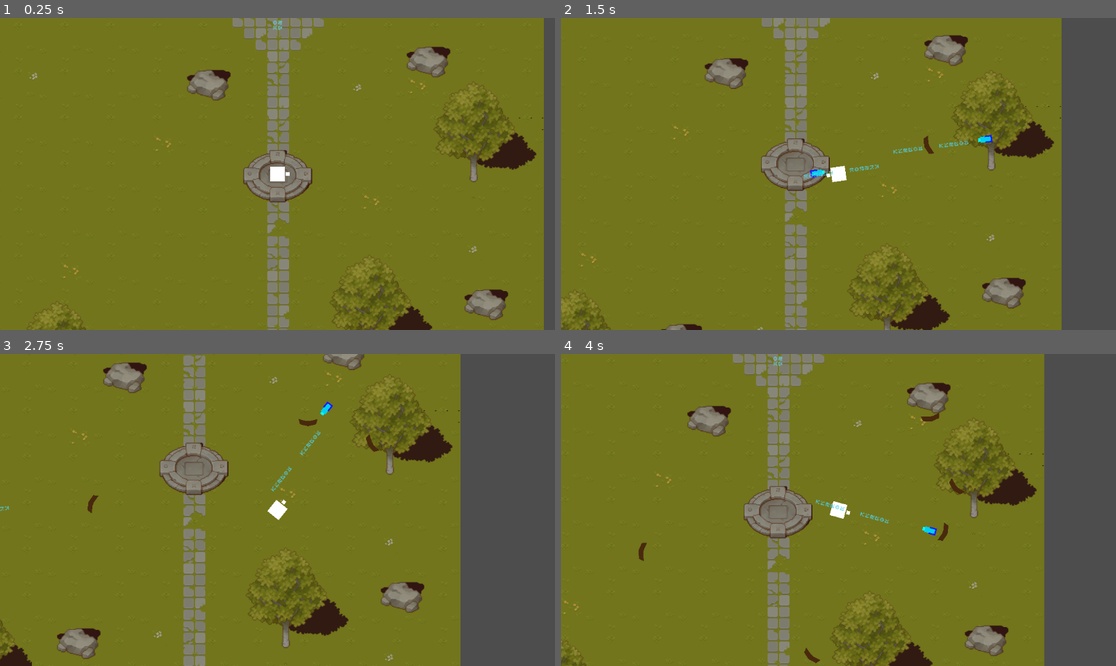
Above: before the commit, frames 1-4 (two rows, left to right).
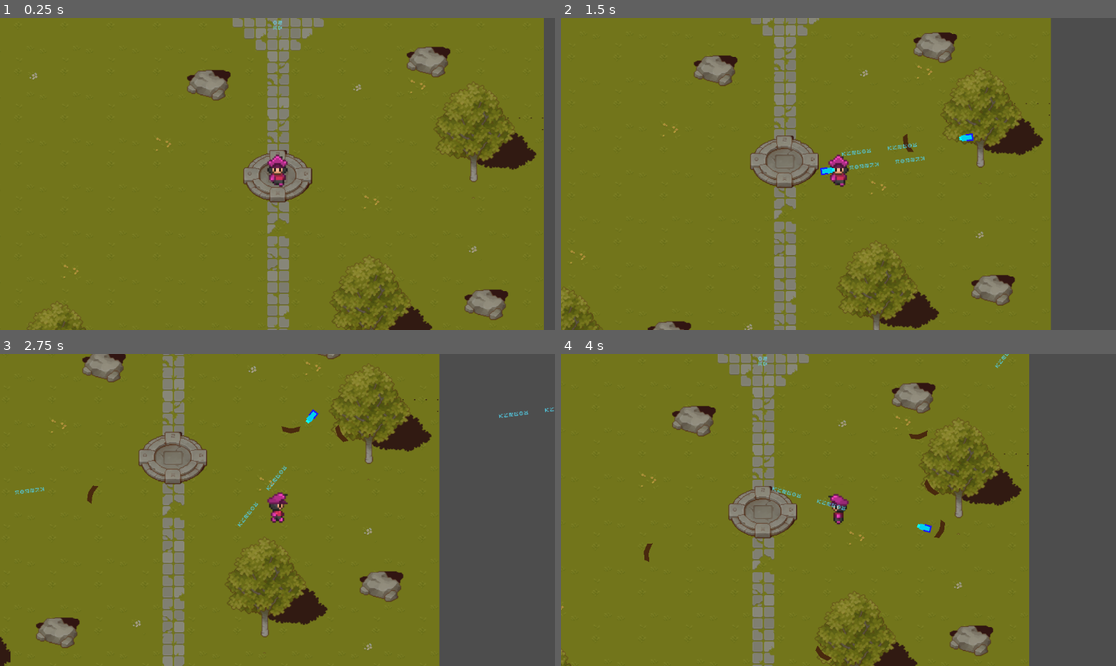
Above: after the commit, the same moments.

Repository: airo4858/shooter
Game: Godot game, scene res://main.tscn
The game is run twice, just before and just after one commit, with the same random seed, the same clock (stepped at 60 frames per second) and the same inputs.
Inputs (mouse positions are in pixels of both pictures, inside the frame that each line leads up to):
- Up to frame 1 (0.25 s): no input
- Up to frame 2 (1.5 s): move the mouse to (960, 158) at 0.52 s; hold D (move_right) 0.53-1.28 s; hold E (boomerang) 0.53-1.28 s; click (960, 158) at 0.67 s; tap Q (spell) at 0.8, 1.35 s; move the mouse to (727, 189) at 1.27 s; hold S (move_down) from 1.28 s (still down); click (727, 189) at 1.42 s
- Up to frame 3 (2.75 s): tap E (boomerang) at 1.55 s; move the mouse to (333, 441) at 2.02 s; release S (move_down) at 2.03 s; hold D (move_right) from 2.03 s (still down); hold E (boomerang) from 2.03 s (still down); click (333, 441) at 2.17 s; tap Q (spell) at 2.3 s
- Up to frame 4 (4 s): move the mouse to (810, 572) at 2.77 s; release D (move_right) at 2.78 s; release E (boomerang) at 2.78 s; hold W (move_up) 2.78-3.53 s; tap Q (spell) at 2.85, 3.8 s; click (810, 572) at 2.92 s; tap E (boomerang) at 3.05 s; move the mouse to (1005, 556) at 3.52 s; hold A (move_left) from 3.53 s (still down); hold E (boomerang) from 3.53 s (still down); click (1005, 556) at 3.67 s

The runs differ from the first frame. In frame 1, 0.3% of the frame differs, in the area x 48-53%, y 43-55%; in frame 2, 13%; in frame 3, 19%, in the area x 0-100%, y 0-100%; in frame 4, 14%.

Commit message:
Added player animation

Diff:
--- a/Actors/Player/Player.tscn
+++ b/Actors/Player/Player.tscn
@@ -1,10 +1,10 @@
-[gd_scene load_steps=17 format=3 uid="uid://dc4sqmgoin8xd"]
+[gd_scene load_steps=22 format=3 uid="uid://dc4sqmgoin8xd"]
 
 [ext_resource type="Script" path="res://Actors/Player/player.gd" id="1_omo2e"]
 [ext_resource type="PackedScene" uid="uid://ddgc5qconj0th" path="res://Actors/projectile/projectiles.tscn" id="2_b8cyg"]
 [ext_resource type="PackedScene" uid="uid://t74t156clp8y" path="res://boomerang.tscn" id="3_b1uqr"]
 [ext_resource type="PackedScene" uid="uid://bhvsw0dig7h5f" path="res://spell.tscn" id="4_dg35c"]
-[ext_resource type="Texture2D" uid="uid://7iuowqhm4opp" path="res://SpriteSheet.png" id="5_k7opp"]
+[ext_resource type="Texture2D" uid="uid://bqolj0s8ntt0d" path="res://Char_001.png" id="5_qoubf"]
 
 [sub_resource type="CanvasTexture" id="CanvasTexture_uv0qq"]
 
@@ -17,50 +17,39 @@
 [sub_resource type="RectangleShape2D" id="RectangleShape2D_65s15"]
 
 [sub_resource type="Animation" id="Animation_ohwes"]
-length = 0.001
-tracks/0/type = "value"
-tracks/0/imported = false
-tracks/0/enabled = true
-tracks/0/path = NodePath("CharacterSprite:hframes")
-tracks/0/interp = 1
-tracks/0/loop_wrap = true
-tracks/0/keys = {
-"times": PackedFloat32Array(0),
-"transitions": PackedFloat32Array(1),
-"update": 1,
-"values": [4]
-}
-tracks/1/type = "value"
-tracks/1/imported = false
-tracks/1/enabled = true
-tracks/1/path = NodePath("CharacterSprite:vframes")
-tracks/1/interp = 1
-tracks/1/loop_wrap = true
-tracks/1/keys = {
-"times": PackedFloat32Array(0),
-"transitions": PackedFloat32Array(1),
-"update": 1,
-"values": [7]
-}
-tracks/2/type = "value"
-tracks/2/imported = false
-tracks/2/enabled = true
-tracks/2/path = NodePath("CharacterSprite:texture")
-tracks/2/interp = 1
-tracks/2/loop_wrap = true
-tracks/2/keys = {
-"times": PackedFloat32Array(0),
-"transitions": PackedFloat32Array(1),
-"update": 1,
-"values": [ExtResource("5_k7opp")]
-}
-tracks/3/type = "value"
-tracks/3/imported = false
-tracks/3/enabled = true
-tracks/3/path = NodePath("CharacterSprite:frame")
-tracks/3/interp = 1
-tracks/3/loop_wrap = true
-tracks/3/keys = {
+length = 0.0666683
+step = 0.0166667
+tracks/0/type = "value"
+tracks/0/imported = false
+tracks/0/enabled = true
+tracks/0/path = NodePath("CharacterSprite:hframes")
+tracks/0/interp = 1
+tracks/0/loop_wrap = true
+tracks/0/keys = {
+"times": PackedFloat32Array(0),
+"transitions": PackedFloat32Array(1),
+"update": 1,
+"values": [4]
+}
+tracks/1/type = "value"
+tracks/1/imported = false
+tracks/1/enabled = true
+tracks/1/path = NodePath("CharacterSprite:vframes")
+tracks/1/interp = 1
+tracks/1/loop_wrap = true
+tracks/1/keys = {
+"times": PackedFloat32Array(0),
+"transitions": PackedFloat32Array(1),
+"update": 1,
+"values": [4]
+}
+tracks/2/type = "value"
+tracks/2/imported = false
+tracks/2/enabled = true
+tracks/2/path = NodePath("CharacterSprite:frame")
+tracks/2/interp = 1
+tracks/2/loop_wrap = true
+tracks/2/keys = {
 "times": PackedFloat32Array(0),
 "transitions": PackedFloat32Array(1),
 "update": 1,
@@ -72,221 +61,239 @@
 length = 0.333342
 loop_mode = 1
 step = 0.0833333
-tracks/0/type = "value"
-tracks/0/imported = false
-tracks/0/enabled = true
-tracks/0/path = NodePath("CharacterSprite:hframes")
-tracks/0/interp = 1
-tracks/0/loop_wrap = true
-tracks/0/keys = {
-"times": PackedFloat32Array(0),
-"transitions": PackedFloat32Array(1),
-"update": 1,
-"values": [4]
-}
-tracks/1/type = "value"
-tracks/1/imported = false
-tracks/1/enabled = true
-tracks/1/path = NodePath("CharacterSprite:vframes")
-tracks/1/interp = 1
-tracks/1/loop_wrap = true
-tracks/1/keys = {
-"times": PackedFloat32Array(0),
-"transitions": PackedFloat32Array(1),
-"update": 1,
-"values": [7]
-}
-tracks/2/type = "value"
-tracks/2/imported = false
-tracks/2/enabled = true
-tracks/2/path = NodePath("CharacterSprite:texture")
-tracks/2/interp = 1
-tracks/2/loop_wrap = true
-tracks/2/keys = {
-"times": PackedFloat32Array(0),
-"transitions": PackedFloat32Array(1),
-"update": 1,
-"values": [ExtResource("5_k7opp")]
-}
-tracks/3/type = "value"
-tracks/3/imported = false
-tracks/3/enabled = true
-tracks/3/path = NodePath("CharacterSprite:frame")
-tracks/3/interp = 1
-tracks/3/loop_wrap = true
-tracks/3/keys = {
-"times": PackedFloat32Array(0, 0.0833333, 0.166667, 0.25),
-"transitions": PackedFloat32Array(1, 1, 1, 1),
-"update": 1,
-"values": [0, 4, 8, 12]
-}
 
 [sub_resource type="Animation" id="Animation_rn1at"]
 resource_name = "walk_left"
 length = 0.333342
 loop_mode = 1
 step = 0.0833333
-tracks/0/type = "value"
-tracks/0/imported = false
-tracks/0/enabled = true
-tracks/0/path = NodePath("CharacterSprite:texture")
-tracks/0/interp = 1
-tracks/0/loop_wrap = true
-tracks/0/keys = {
-"times": PackedFloat32Array(0),
-"transitions": PackedFloat32Array(1),
-"update": 1,
-"values": [ExtResource("5_k7opp")]
-}
-tracks/1/type = "value"
-tracks/1/imported = false
-tracks/1/enabled = true
-tracks/1/path = NodePath("CharacterSprite:hframes")
-tracks/1/interp = 1
-tracks/1/loop_wrap = true
-tracks/1/keys = {
-"times": PackedFloat32Array(0),
-"transitions": PackedFloat32Array(1),
-"update": 1,
-"values": [4]
-}
-tracks/2/type = "value"
-tracks/2/imported = false
-tracks/2/enabled = true
-tracks/2/path = NodePath("CharacterSprite:vframes")
-tracks/2/interp = 1
-tracks/2/loop_wrap = true
-tracks/2/keys = {
-"times": PackedFloat32Array(0),
-"transitions": PackedFloat32Array(1),
-"update": 1,
-"values": [7]
-}
-tracks/3/type = "value"
-tracks/3/imported = false
-tracks/3/enabled = true
-tracks/3/path = NodePath("CharacterSprite:frame")
-tracks/3/interp = 1
-tracks/3/loop_wrap = true
-tracks/3/keys = {
-"times": PackedFloat32Array(0, 0.0833333, 0.166667, 0.25),
-"transitions": PackedFloat32Array(1, 1, 1, 1),
-"update": 1,
-"values": [2, 6, 10, 14]
-}
 
 [sub_resource type="Animation" id="Animation_77ank"]
 resource_name = "walk_right"
 length = 0.333342
 loop_mode = 1
 step = 0.0833333
-tracks/0/type = "value"
-tracks/0/imported = false
-tracks/0/enabled = true
-tracks/0/path = NodePath("CharacterSprite:texture")
-tracks/0/interp = 1
-tracks/0/loop_wrap = true
-tracks/0/keys = {
-"times": PackedFloat32Array(0),
-"transitions": PackedFloat32Array(1),
-"update": 1,
-"values": [ExtResource("5_k7opp")]
-}
-tracks/1/type = "value"
-tracks/1/imported = false
-tracks/1/enabled = true
-tracks/1/path = NodePath("CharacterSprite:hframes")
-tracks/1/interp = 1
-tracks/1/loop_wrap = true
-tracks/1/keys = {
-"times": PackedFloat32Array(0),
-"transitions": PackedFloat32Array(1),
-"update": 1,
-"values": [4]
-}
-tracks/2/type = "value"
-tracks/2/imported = false
-tracks/2/enabled = true
-tracks/2/path = NodePath("CharacterSprite:vframes")
-tracks/2/interp = 1
-tracks/2/loop_wrap = true
-tracks/2/keys = {
-"times": PackedFloat32Array(0),
-"transitions": PackedFloat32Array(1),
-"update": 1,
-"values": [7]
-}
-tracks/3/type = "value"
-tracks/3/imported = false
-tracks/3/enabled = true
-tracks/3/path = NodePath("CharacterSprite:frame")
-tracks/3/interp = 1
-tracks/3/loop_wrap = true
-tracks/3/keys = {
-"times": PackedFloat32Array(0, 0.0833333, 0.166667, 0.25),
-"transitions": PackedFloat32Array(1, 1, 1, 1),
-"update": 1,
-"values": [3, 7, 11, 15]
-}
 
 [sub_resource type="Animation" id="Animation_4dcen"]
 resource_name = "walk_up"
 length = 0.333342
 loop_mode = 1
 step = 0.0833333
-tracks/0/type = "value"
-tracks/0/imported = false
-tracks/0/enabled = true
-tracks/0/path = NodePath("CharacterSprite:texture")
-tracks/0/interp = 1
-tracks/0/loop_wrap = true
-tracks/0/keys = {
-"times": PackedFloat32Array(0),
-"transitions": PackedFloat32Array(1),
-"update": 1,
-"values": [ExtResource("5_k7opp")]
-}
-tracks/1/type = "value"
-tracks/1/imported = false
-tracks/1/enabled = true
-tracks/1/path = NodePath("CharacterSprite:hframes")
-tracks/1/interp = 1
-tracks/1/loop_wrap = true
-tracks/1/keys = {
-"times": PackedFloat32Array(0),
-"transitions": PackedFloat32Array(1),
-"update": 1,
-"values": [4]
-}
-tracks/2/type = "value"
-tracks/2/imported = false
-tracks/2/enabled = true
-tracks/2/path = NodePath("CharacterSprite:vframes")
-tracks/2/interp = 1
-tracks/2/loop_wrap = true
-tracks/2/keys = {
-"times": PackedFloat32Array(0),
-"transitions": PackedFloat32Array(1),
-"update": 1,
-"values": [7]
-}
-tracks/3/type = "value"
-tracks/3/imported = false
-tracks/3/enabled = true
-tracks/3/path = NodePath("CharacterSprite:frame")
-tracks/3/interp = 1
-tracks/3/loop_wrap = true
-tracks/3/keys = {
-"times": PackedFloat32Array(0, 0.0833333, 0.166667, 0.25),
-"transitions": PackedFloat32Array(1, 1, 1, 1),
-"update": 1,
-"values": [1, 5, 9, 13]
+
+[sub_resource type="Animation" id="Animation_w74l0"]
+resource_name = "new_idle_front"
+length = 1.00003
+loop_mode = 1
+step = 0.25
+tracks/0/type = "value"
+tracks/0/imported = false
+tracks/0/enabled = true
+tracks/0/path = NodePath("CharacterSprite:hframes")
+tracks/0/interp = 1
+tracks/0/loop_wrap = true
+tracks/0/keys = {
+"times": PackedFloat32Array(0),
+"transitions": PackedFloat32Array(1),
+"update": 1,
+"values": [4]
+}
+tracks/1/type = "value"
+tracks/1/imported = false
+tracks/1/enabled = true
+tracks/1/path = NodePath("CharacterSprite:vframes")
+tracks/1/interp = 1
+tracks/1/loop_wrap = true
+tracks/1/keys = {
+"times": PackedFloat32Array(0),
+"transitions": PackedFloat32Array(1),
+"update": 1,
+"values": [4]
+}
+tracks/2/type = "value"
+tracks/2/imported = false
+tracks/2/enabled = true
+tracks/2/path = NodePath("CharacterSprite:frame")
+tracks/2/interp = 1
+tracks/2/loop_wrap = true
+tracks/2/keys = {
+"times": PackedFloat32Array(0, 0.25, 0.5, 0.75),
+"transitions": PackedFloat32Array(1, 1, 1, 1),
+"update": 1,
+"values": [0, 1, 2, 3]
+}
+
+[sub_resource type="Animation" id="Animation_ndxso"]
+resource_name = "new_walk_front"
+loop_mode = 1
+step = 0.25
+tracks/0/type = "value"
+tracks/0/imported = false
+tracks/0/enabled = true
+tracks/0/path = NodePath("CharacterSprite:hframes")
+tracks/0/interp = 1
+tracks/0/loop_wrap = true
+tracks/0/keys = {
+"times": PackedFloat32Array(0),
+"transitions": PackedFloat32Array(1),
+"update": 1,
+"values": [4]
+}
+tracks/1/type = "value"
+tracks/1/imported = false
+tracks/1/enabled = true
+tracks/1/path = NodePath("CharacterSprite:vframes")
+tracks/1/interp = 1
+tracks/1/loop_wrap = true
+tracks/1/keys = {
+"times": PackedFloat32Array(0),
+"transitions": PackedFloat32Array(1),
+"update": 1,
+"values": [4]
+}
+tracks/2/type = "value"
+tracks/2/imported = false
+tracks/2/enabled = true
+tracks/2/path = NodePath("CharacterSprite:frame")
+tracks/2/interp = 1
+tracks/2/loop_wrap = true
+tracks/2/keys = {
+"times": PackedFloat32Array(0, 0.25, 0.5, 0.75),
+"transitions": PackedFloat32Array(1, 1, 1, 1),
+"update": 1,
+"values": [0, 1, 2, 3]
+}
+
+[sub_resource type="Animation" id="Animation_7vp7d"]
+resource_name = "new_walk_left"
+loop_mode = 1
+step = 0.25
+tracks/0/type = "value"
+tracks/0/imported = false
+tracks/0/enabled = true
+tracks/0/path = NodePath("CharacterSprite:hframes")
+tracks/0/interp = 1
+tracks/0/loop_wrap = true
+tracks/0/keys = {
+"times": PackedFloat32Array(0),
+"transitions": PackedFloat32Array(1),
+"update": 1,
+"values": [4]
+}
+tracks/1/type = "value"
+tracks/1/imported = false
+tracks/1/enabled = true
+tracks/1/path = NodePath("CharacterSprite:vframes")
+tracks/1/interp = 1
+tracks/1/loop_wrap = true
+tracks/1/keys = {
+"times": PackedFloat32Array(0),
+"transitions": PackedFloat32Array(1),
+"update": 1,
+"values": [4]
+}
+tracks/2/type = "value"
+tracks/2/imported = false
+tracks/2/enabled = true
+tracks/2/path = NodePath("CharacterSprite:frame")
+tracks/2/interp = 1
+tracks/2/loop_wrap = true
+tracks/2/keys = {
+"times": PackedFloat32Array(0, 0.25, 0.5, 0.75),
+"transitions": PackedFloat32Array(1, 1, 1, 1),
+"update": 1,
+"values": [4, 5, 6, 7]
+}
+
+[sub_resource type="Animation" id="Animation_wndlj"]
+resource_name = "new_walk_right"
+step = 0.25
+tracks/0/type = "value"
+tracks/0/imported = false
+tracks/0/enabled = true
+tracks/0/path = NodePath("CharacterSprite:hframes")
+tracks/0/interp = 1
+tracks/0/loop_wrap = true
+tracks/0/keys = {
+"times": PackedFloat32Array(0),
+"transitions": PackedFloat32Array(1),
+"update": 1,
+"values": [4]
+}
+tracks/1/type = "value"
+tracks/1/imported = false
+tracks/1/enabled = true
+tracks/1/path = NodePath("CharacterSprite:vframes")
+tracks/1/interp = 1
+tracks/1/loop_wrap = true
+tracks/1/keys = {
+"times": PackedFloat32Array(0),
+"transitions": PackedFloat32Array(1),
+"update": 1,
+"values": [4]
+}
+tracks/2/type = "value"
+tracks/2/imported = false
+tracks/2/enabled = true
+tracks/2/path = NodePath("CharacterSprite:frame")
+tracks/2/interp = 1
+tracks/2/loop_wrap = true
+tracks/2/keys = {
+"times": PackedFloat32Array(0, 0.25, 0.5, 0.75),
+"transitions": PackedFloat32Array(1, 1, 1, 1),
+"update": 1,
+"values": [8, 9, 10, 11]
+}
+
+[sub_resource type="Animation" id="Animation_ksy8a"]
+resource_name = "new_walk_up"
+loop_mode = 1
+step = 0.25
+tracks/0/type = "value"
+tracks/0/imported = false
+tracks/0/enabled = true
+tracks/0/path = NodePath("CharacterSprite:hframes")
+tracks/0/interp = 1
+tracks/0/loop_wrap = true
+tracks/0/keys = {
+"times": PackedFloat32Array(0),
+"transitions": PackedFloat32Array(1),
+"update": 1,
+"values": [4]
+}
+tracks/1/type = "value"
+tracks/1/imported = false
+tracks/1/enabled = true
+tracks/1/path = NodePath("CharacterSprite:vframes")
+tracks/1/interp = 1
+tracks/1/loop_wrap = true
+tracks/1/keys = {
+"times": PackedFloat32Array(0),
+"transitions": PackedFloat32Array(1),
+"update": 1,
+"values": [4]
+}
+tracks/2/type = "value"
+tracks/2/imported = false
+tracks/2/enabled = true
+tracks/2/path = NodePath("CharacterSprite:frame")
+tracks/2/interp = 1
+tracks/2/loop_wrap = true
+tracks/2/keys = {
+"times": PackedFloat32Array(0, 0.25, 0.5, 0.75),
+"transitions": PackedFloat32Array(1, 1, 1, 1),
+"update": 1,
+"values": [12, 13, 14, 15]
 }
 
 [sub_resource type="AnimationLibrary" id="AnimationLibrary_8rnqx"]
 _data = {
 "RESET": SubResource("Animation_ohwes"),
 "idle_front": SubResource("Animation_66r6u"),
+"new_idle_front": SubResource("Animation_w74l0"),
+"new_walk_front": SubResource("Animation_ndxso"),
+"new_walk_left": SubResource("Animation_7vp7d"),
+"new_walk_right": SubResource("Animation_wndlj"),
+"new_walk_up": SubResource("Animation_ksy8a"),
 "walk_left": SubResource("Animation_rn1at"),
 "walk_right": SubResource("Animation_77ank"),
 "walk_up": SubResource("Animation_4dcen")
@@ -303,6 +310,7 @@
 [node name="Energy1" type="Sprite2D" parent="."]
 visible = false
 modulate = Color(0.0823529, 0.0980392, 1, 1)
+visibility_layer = 15
 position = Vector2(-6.79493e-06, 0.499982)
 scale = Vector2(28, 25)
 texture = SubResource("CanvasTexture_uv0qq")
@@ -310,11 +318,13 @@
 [node name="Energy2" type="Sprite2D" parent="."]
 visible = false
 modulate = Color(0.0235294, 0.670588, 1, 1)
+visibility_layer = 31
 position = Vector2(0.0840578, 0.369192)
 scale = Vector2(-24.3664, 22.2649)
 texture = SubResource("CanvasTexture_2bhai")
 
 [node name="Sprite2D" type="Sprite2D" parent="."]
+visible = false
 scale = Vector2(20, 20)
 texture = SubResource("CanvasTexture_g5pat")
 
@@ -327,20 +337,19 @@
 shape = SubResource("RectangleShape2D_65s15")
 
 [node name="ProjectileRevPoint" type="Node2D" parent="."]
-position = Vector2(14, 0)
 
 [node name="SpellRevPoint" type="Node2D" parent="."]
-position = Vector2(64, -1)
+position = Vector2(0, -1)
 
 [node name="Camera2D" type="Camera2D" parent="."]
 zoom = Vector2(1.5, 1.5)
 
 [node name="CharacterSprite" type="Sprite2D" parent="."]
-visible = false
-scale = Vector2(1.125, 1.125)
-texture = ExtResource("5_k7opp")
+position = Vector2(-4.76837e-07, -5)
+scale = Vector2(0.729167, 0.729167)
+texture = ExtResource("5_qoubf")
 hframes = 4
-vframes = 7
+vframes = 4
 
 [node name="AnimationPlayer" type="AnimationPlayer" parent="."]
 libraries = {
--- a/Actors/Player/player.gd
+++ b/Actors/Player/player.gd
@@ -3,7 +3,7 @@
 @export var projectile_scene: Resource
 @export var boomerang_scene: Resource
 @export var spell_scene: Resource
-@export var move_speed: float = 80.0
+@export var move_speed: float = 100.0
 
 var can_shoot: bool = true
 var can_spell: bool = true
@@ -26,7 +26,8 @@
 	var new_boomerang = boomerang_scene.instantiate()
 	get_parent().add_child(new_boomerang)
 
-	var boomerang_forward = Vector2.from_angle(rotation)
+	var boomerang_forward = position.direction_to(get_global_mouse_position())
+	#var boomerang_forward = Vector2.from_angle(rotation)
 	new_boomerang.fire(boomerang_forward, 300.0)
 	new_boomerang.position = $ProjectileRevPoint.global_position
 
@@ -34,29 +35,30 @@
 	var new_spell = spell_scene.instantiate()
 	get_parent().add_child(new_spell)
 
-	var spell_forward = Vector2.from_angle(rotation)
+	var spell_forward = position.direction_to(get_global_mouse_position())
+	#var spell_forward = Vector2.from_angle(rotation)
 	new_spell.fire(spell_forward, spell_speed)
 	new_spell.position = $SpellRevPoint.global_position
 
 func _physics_process(delta):
-	look_at(get_global_mouse_position())
+	#look_at(get_global_mouse_position())
 
 	velocity = Input.get_vector("move_left", "move_right", "move_up", "move_down") * move_speed
 	move_and_slide()
 
 	#MATH
-	#var angle = rad_to_deg(velocity.angle()) + 180
-	#if (velocity.length() < 10):
-		#$AnimationPlayer.play("idle_front")
-	#else:
-		#if(angle > 135 and angle < 225):
-			#$AnimationPlayer.play("walk_right")
-		#elif(angle > 225 and angle < 315):
-			#$AnimationPlayer.play("idle_front")
-		#elif(angle > 315 and angle < 45):
-			#$AnimationPlayer.play("walk_left")
-		#elif(angle > 45 and angle < 135):
-			#$AnimationPlayer.play("walk_up")
+	var angle = rad_to_deg(velocity.angle()) + 180
+	if (velocity.length() < 10):
+		$AnimationPlayer.play("new_idle_front")
+	else:
+		if(angle > 135 and angle < 225):
+			$AnimationPlayer.play("new_walk_right")
+		elif(angle > 225 and angle < 315):
+			$AnimationPlayer.play("new_walk_front")
+		elif(angle > 315 or angle < 45):
+			$AnimationPlayer.play("new_walk_left")
+		elif(angle > 45 and angle < 135):
+			$AnimationPlayer.play("new_walk_up")
 
 	if (Input.is_action_pressed("spell")):
 		if can_spell:
--- a/main.tscn
+++ b/main.tscn
@@ -2106,6 +2106,8 @@
 
 [node name="Player" parent="." instance=ExtResource("1_7uppi")]
 position = Vector2(784, 286)
+scale = Vector2(1.6092, 1.6092)
+collision_mask = 31
 
 [node name="Enemy" parent="." instance=ExtResource("9_j2q2x")]
 position = Vector2(51, 553)
@@ -2133,6 +2135,7 @@
 shape = SubResource("RectangleShape2D_m3yo0")
 
 [node name="Rocks" type="CharacterBody2D" parent="."]
+collision_layer = 16
 
 [node name="Rock1" type="CollisionShape2D" parent="Rocks"]
 position = Vector2(688, 165)
Binary file added: Char_001.png
Not shown, added: Char_001.png.import
Binary file added: Char_001_Idle.png
Not shown, added: Char_001_Idle.png.import
